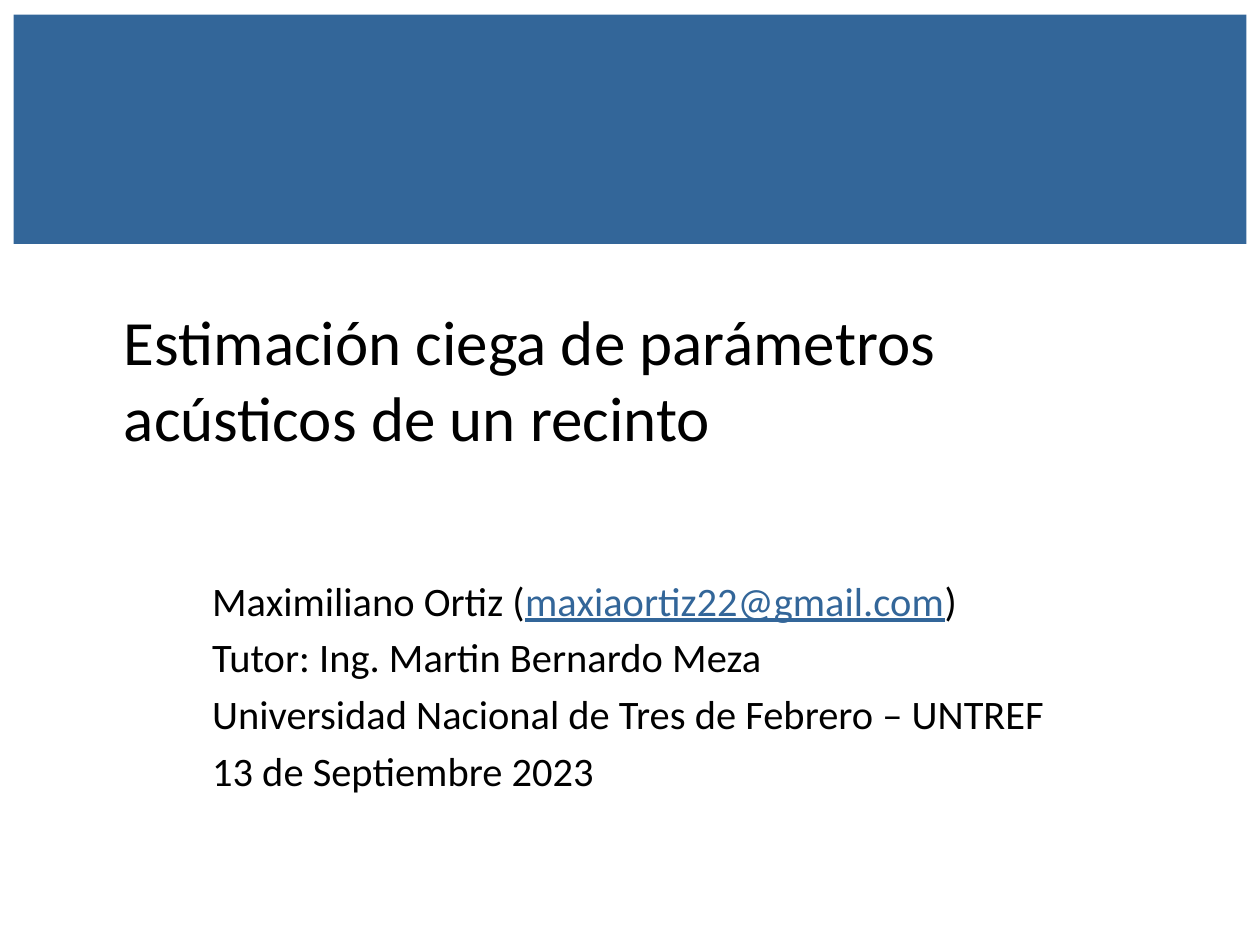
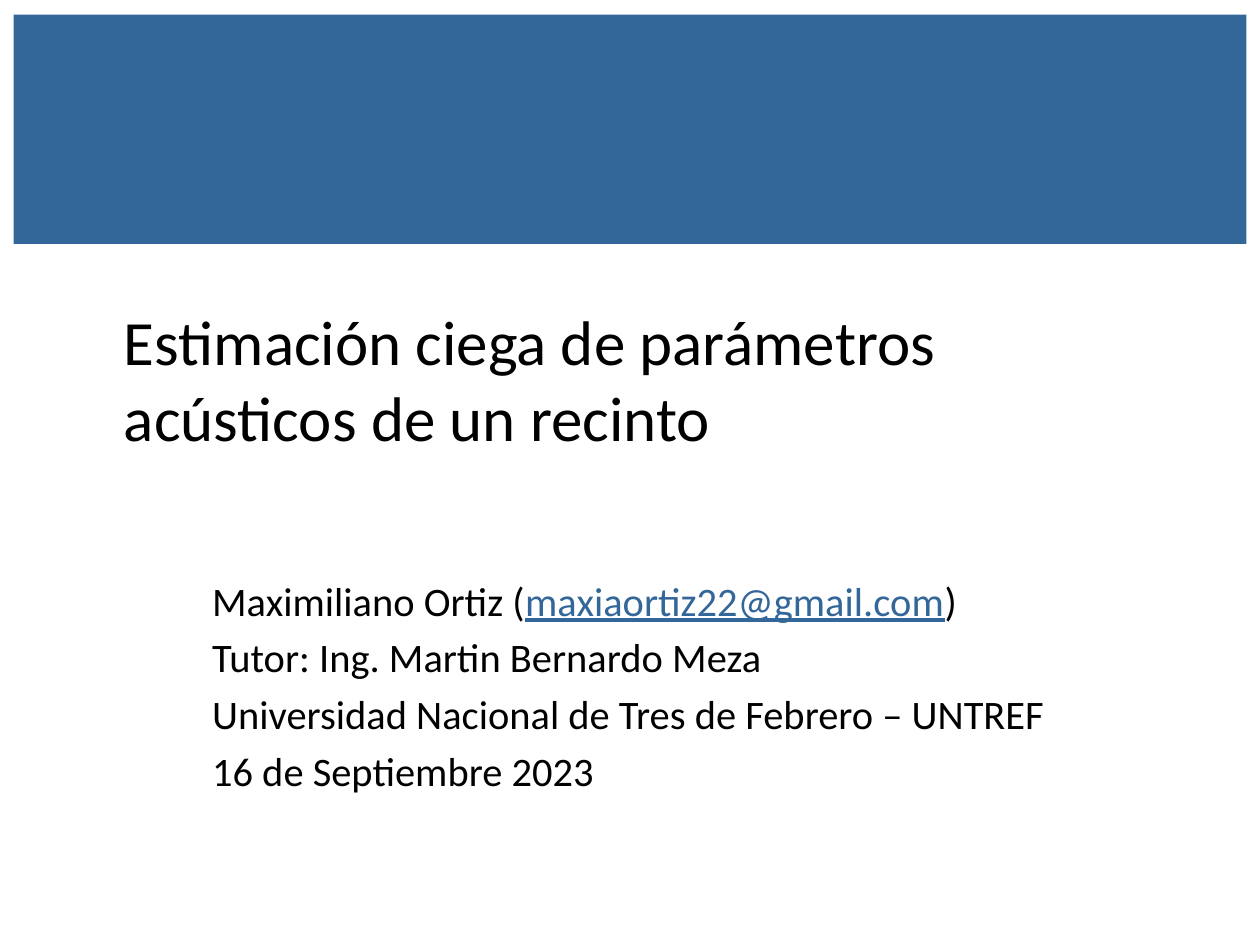
Before and after one commit to maxiaortiz22/thesis-report, a slide deck: slide 1 of Estimación ciega de parámetros acústicos de un recinto - Ortiz.pptx. Drawn at 1260x945 pixels with LibreOffice and Linux fonts; fonts in the diff are those of the drawing; background and template pictures are left out. Boxes give left, top, right and bottom in pixels: in the first picture for what was removed or moved away, otherwise in the second. Text is boxed around its words. In the diff, an @@ line names an element or a change of style, - is before the commit and + after.

```diff
--- a/Estimación ciega de parámetros acústicos de un recinto - Ortiz.pptx
+++ b/Estimación ciega de parámetros acústicos de un recinto - Ortiz.pptx
@@ subtitle at (212,758,594,793): text changed @@
-13 de Septiembre 2023
+16 de Septiembre 2023
```
Also in this commit, not shown: 1 other slide changed, 7 slides added.
